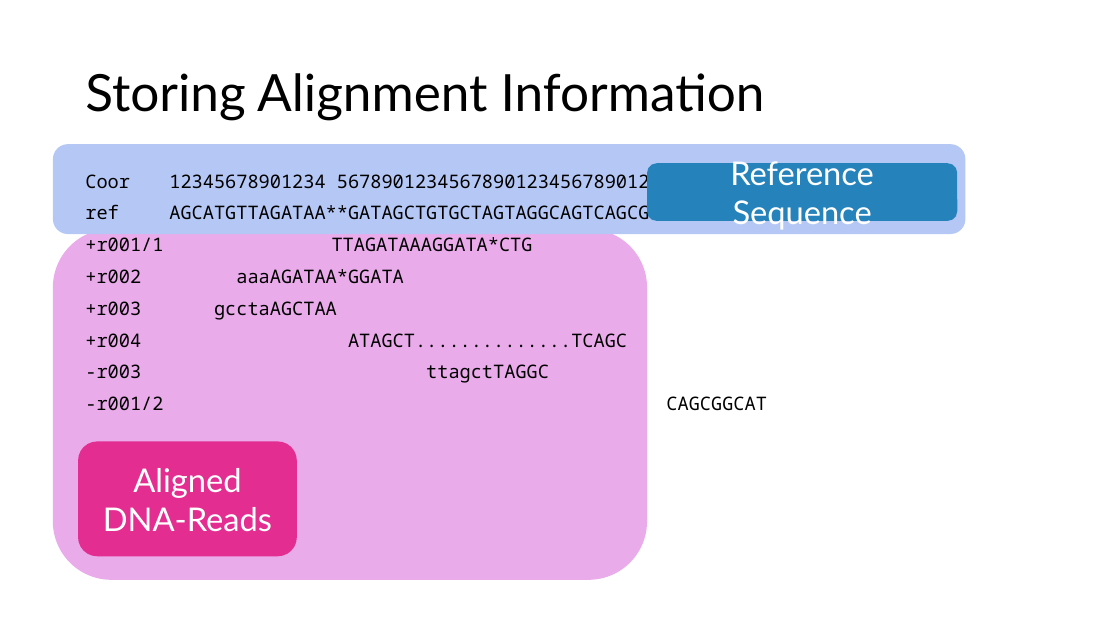
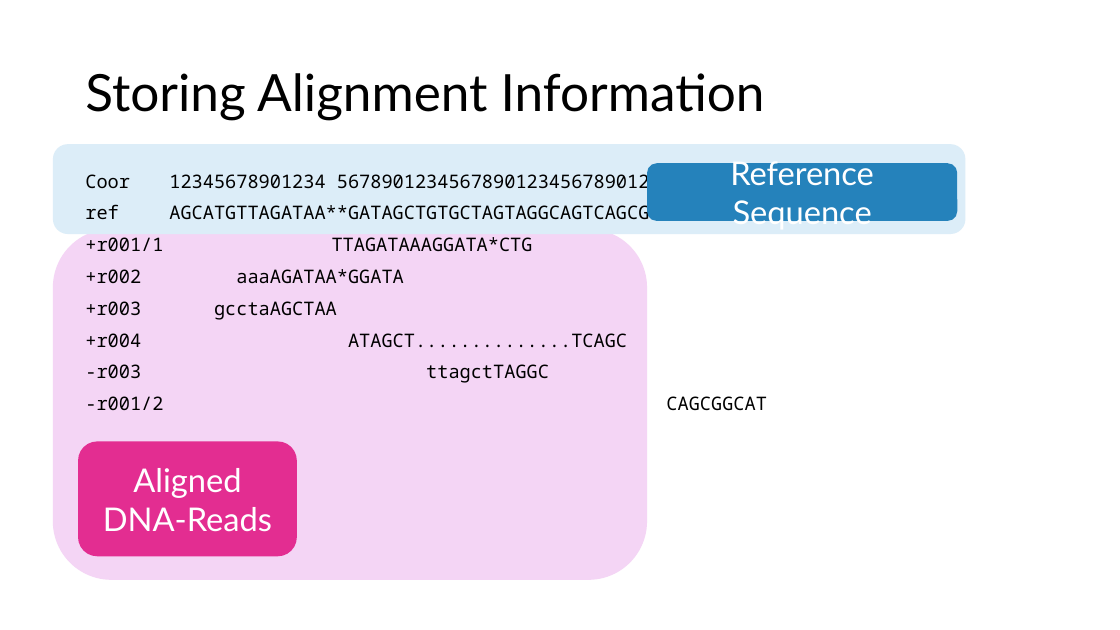
Before and after one commit to domin7k/samtesting, a slide deck: slide 3 of Faster_Sorting_of_Aligned_DNA_Read_Files.pptx. Drawn at 1120x630 pixels with LibreOffice and Linux fonts; fonts in the diff are those of the drawing. Boxes give left, top, right and bottom in pixels: in the first picture for what was removed or moved away, otherwise in the second. Text is boxed around its words. In the diff, an @@ line names an element or a change of style, - is before the commit and + after.

```diff
--- a/Faster_Sorting_of_Aligned_DNA_Read_Files.pptx
+++ b/Faster_Sorting_of_Aligned_DNA_Read_Files.pptx
@@ rounded rectangle at (53,145,965,234): fill #B5C8F5 to #DCEDF8 @@
@@ rounded rectangle at (53,229,647,581): fill #EAABEB to #F4D5F5 @@
```
Also in this commit, not shown: 4 other slides changed, 12 slides added, 2 slides removed.
